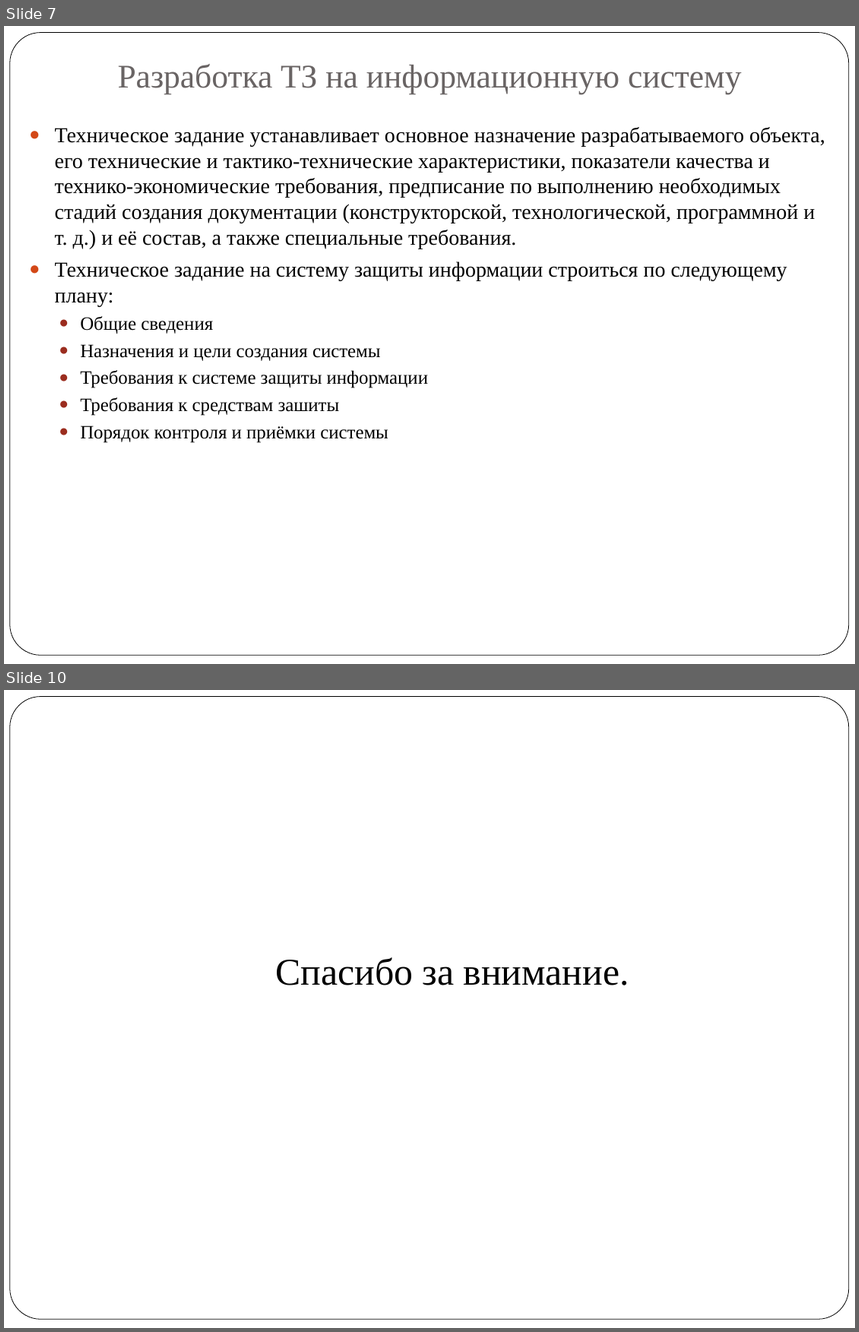
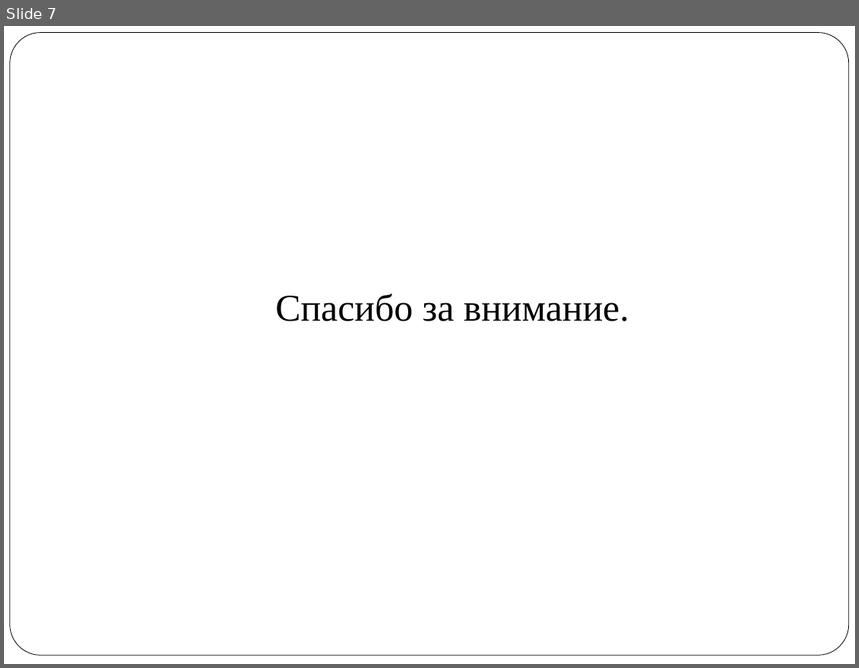
Before and after one commit to vlad324/diploma-rfe, a slide deck: diploma_radkevich.pptx. Shown one above the other, each under a label of ours: slides 7 and 10 before the commit, slide 7 after it; the slides between them are not shown. The pictures are 859x1332 and 859x668 pixels, drawn with LibreOffice and Linux fonts; fonts in the diff are those of the drawing. Boxes give left, top, right and bottom in pixels: in the first picture for what was removed or moved away, otherwise in the second. Text is boxed around its words. In the diff, an @@ line names an element or a change of style, - is before the commit and + after.

```diff
--- a/diploma_radkevich.pptx
+++ b/diploma_radkevich.pptx
@@ slide 7 removed at (4,26,855,664), background #FFFFFF; not listed: 1 template element that a slide beside it also shows @@
@@ title removed at (118,64,741,94) @@
-Разработка ТЗ на информационную систему
@@ text removed at (55,127,826,443) @@
-● Техническое задание устанавливает основное назначение разрабатываемого объекта, его технические и тактико-технические характеристики, показатели качества и технико-экономические требования, предписание по выполнению необходимых стадий создания документации (конструкторской, технологической, программной и т. д.) и её состав, а также специальные требования.
-● Техническое задание на систему защиты информации строиться по следующему плану:
-  ● Общие сведения
-  ● Назначения и цели создания системы
-  ● Требования к системе защиты информации
-  ● Требования к средствам зашиты
-  ● Порядок контроля и приёмки системы
@@ what was slide 10 is now slide 7 @@
```
Also in this commit, not shown: 3 slides changed, 3 slides added, 5 other slides removed, 1 other file.
